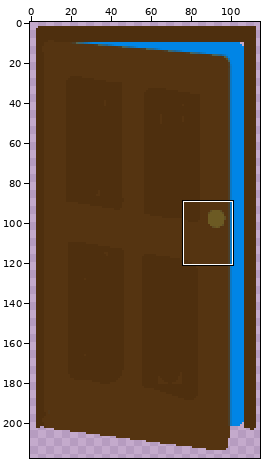
Two versions of one sprite sheet, images/doorHover.png. The first picture is a wide view before the edit; the outline marks the close-up.
Close-up. The starting point:
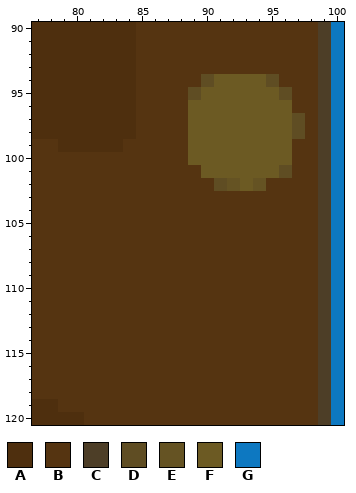
The file is 700x390 pixels. Colours within 5 levels of each other are drawn and written as one. Shown: x 77..100, y 90..120. The old version is drawn lined up with the new one, on the new canvas. The commit also changed other parts of the picture, which this record leaves out.
Palette (. is transparent): A #4e2f0e  B #553411  C #4d3e27  D #5f4d23  E #655323  F #6c5a23  G #0d78c1
Pixels before, first column x 77:
 90 AAAAAAAABBBBBBBBBBBBBBCG
 91 AAAAAAAABBBBBBBBBBBBBBCG
 92 AAAAAAAABBBBBBBBBBBBBBCG
 93 AAAAAAAABBBBBBBBBBBBBBCG
 94 AAAAAAAABBBBBDFFFFDBBBCG
 95 AAAAAAAABBBBDFFFFFFDBBCG
 96 AAAAAAAABBBBFFFFFFFFBBCG
 97 AAAAAAAABBBBFFFFFFFFDBCG
 98 AAAAAAAABBBBFFFFFFFFDBCG
 99 BBAAAAABBBBBFFFFFFFFBBCG
100 BBBBBBBBBBBBFFFFFFFFBBCG
101 BBBBBBBBBBBBBFFFFFFDBBCG
102 BBBBBBBBBBBBBBDEFEBBBBCG
103 BBBBBBBBBBBBBBBBBBBBBBCG
104 BBBBBBBBBBBBBBBBBBBBBBCG
105 BBBBBBBBBBBBBBBBBBBBBBCG
106 BBBBBBBBBBBBBBBBBBBBBBCG
107 BBBBBBBBBBBBBBBBBBBBBBCG
108 BBBBBBBBBBBBBBBBBBBBBBCG
109 BBBBBBBBBBBBBBBBBBBBBBCG
110 BBBBBBBBBBBBBBBBBBBBBBCG
111 BBBBBBBBBBBBBBBBBBBBBBCG
112 BBBBBBBBBBBBBBBBBBBBBBCG
113 BBBBBBBBBBBBBBBBBBBBBBCG
114 BBBBBBBBBBBBBBBBBBBBBBCG
115 BBBBBBBBBBBBBBBBBBBBBBCG
116 BBBBBBBBBBBBBBBBBBBBBBCG
117 BBBBBBBBBBBBBBBBBBBBBBCG
118 BBBBBBBBBBBBBBBBBBBBBBCG
119 AABBBBBBBBBBBBBBBBBBBBCG
120 AAAABBBBBBBBBBBBBBBBBBCG
New version:
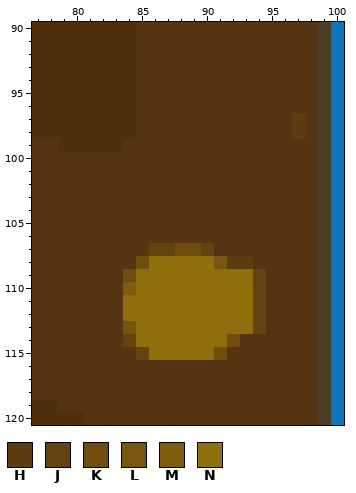
Colours new in this view: H #5d3c10  J #644310  K #6e4d0f  L #76560f  M #7e5d0e  N #8e6f0c
From old to new:
canvas 700x390 -> 115x218, the old top-left corner now at -196,-80 (the part of the old canvas that was cut away was empty and is not shown)
Changed rows in their new state; - is an unchanged pixel.
first column x 89:
 94 -BBBBBB--
 95 BBBBBBBB-
 96 BBBBBBBB-
 97 BBBBBBBBH
 98 BBBBBBBBH
 99 BBBBBBBB-
100 BBBBBBBB-
101 -BBBBBBB-
102 --BBBB---
first column x 84:
107 --JJKKJ----
108 -KNNNNNLHH-
109 KNNNNNNNNNJ
110 MNNNNNNNNNJ
111 NNNNNNNNNNJ
112 NNNNNNNNNNJ
113 LNNNNNNNNNJ
114 JNNNNNNNK--
115 -JNNNNNK---
Changed places in both close-ups, as pixel boxes (x1, y1, x2, y2):
changed: (123, 74, 305, 360)
